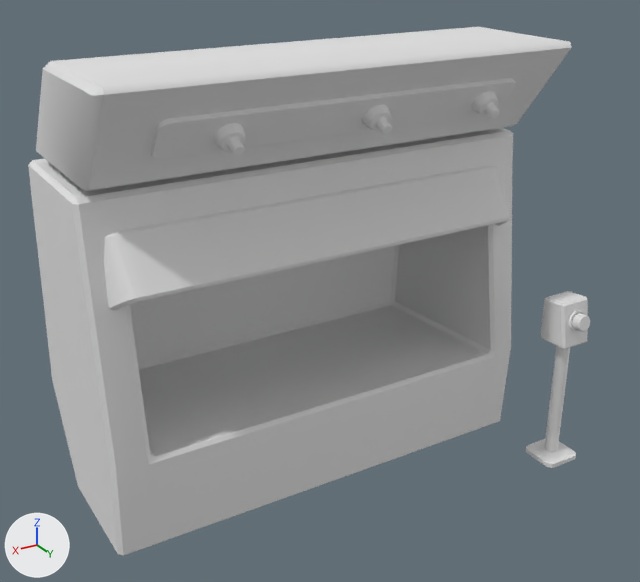
One commit to the FBX model Assets/Models/storageCabinet01.fbx: the scene before it, then after it.
Before and after are seen from a camera (50 mm lens) standing at (1.29, 2.37, 1.72) and looking at (-0.14, -0.02, 0.52). The lights are fixed; the arrows at lower left show +X, +Y and +Z. Where no turn or scale is listed for an object, it has been applied to the vertices.

Script lines for the objects in view, before the commit:
```python
ob_s_cabinet_base = bpy.data.objects.new('s.Cabinet_Base', me_cube_340)
ob_s_cabinet_base.location = (0.026, 0.089, 0.547)
ob_s_cabinet_base_001 = bpy.data.objects.new('s.Cabinet_Base.001', me_cube_245)
ob_s_cabinet_base_001.location = (0.029, 0.334, 0.877)
ob_s_cabinet_controlbase = bpy.data.objects.new('s.Cabinet_controlBase', me_cylinder_012)
ob_s_cabinet_controlbase.location = (-0.691, 0.587, 0.316)
ob_s_cabinet_controlbase.rotation_euler = (1.571, 0.0, -3.142)  # degrees (90, 0, -180)
ob_s_cabinet_l_propholder = bpy.data.objects.new('s.Cabinet_L_propHolder', me_cylinder_163)
ob_s_cabinet_l_propholder.location = (0.387, 0.444, 1.225)
ob_s_cabinet_m_propholder = bpy.data.objects.new('s.Cabinet_M_propHolder', me_cylinder_099)
ob_s_cabinet_m_propholder.location = (-0.045, 0.444, 1.225)
ob_s_cabinet_s_propholder = bpy.data.objects.new('s.Cabinet_S_propHolder', me_cylinder_152)
ob_s_cabinet_s_propholder.location = (-0.416, 0.444, 1.225)
ob_s_cabinet_top = bpy.data.objects.new('s.Cabinet_Top', me_cube_344)
ob_s_cabinet_top.location = (0.029, 0.206, 1.235)
```
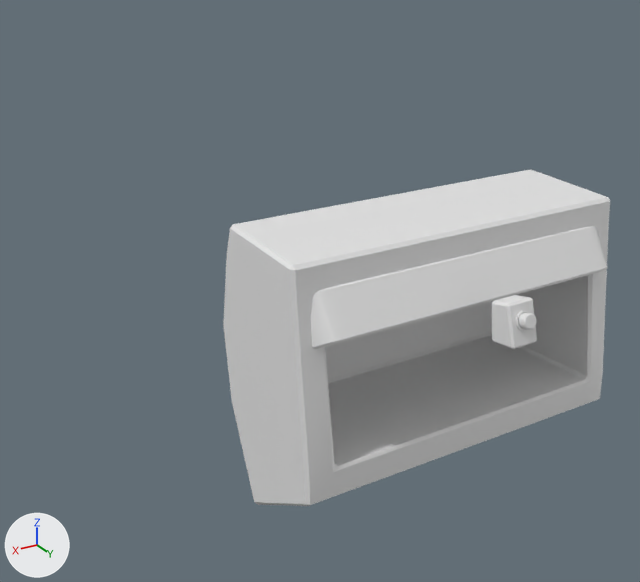
Where the newer file only moved an object's origin or applied its transform, the numbers keep the older frame.

Changed parts and their boxes (x1, y1, x2, y2) in the pictures (640 x 582 px; the box of a moved part takes in the faces that stretch with it):
's.Cabinet_Base', reshaped, moved (20% narrower, 21% shorter)
    before: (28, 128, 513, 556)
    after: (223, 169, 610, 506)
's.Cabinet_Top', deleted
    before: (36, 27, 572, 191)
's.Cabinet_Base.001', deleted
    before: (104, 166, 510, 311)
's.Cabinet_controlBase', reshaped, moved, turned
    before: (526, 291, 588, 468)
    after: (492, 295, 537, 349)
's.Cabinet_L_propHolder', deleted
    before: (213, 123, 245, 156)
's.Cabinet_M_propHolder', deleted
    before: (362, 104, 392, 134)
's.Cabinet_S_propHolder', deleted
    before: (471, 91, 500, 119)
part 1 of me_cylinder_012, moved or reshaped
    before: (541, 291, 588, 350)
    after: (492, 295, 537, 349)
part 2 of me_cylinder_012, moved or reshaped
    before: (569, 310, 586, 332)
    after: (516, 310, 530, 331)
part 3 of me_cylinder_012, deleted
    before: (526, 439, 576, 468)
part 4 of me_cylinder_012, deleted
    before: (544, 346, 570, 453)
part 5 of me_cube_340, added
    after: (311, 226, 608, 349)
part 6 of me_cube_340, built on
    before: (28, 128, 513, 556)
    after: (223, 169, 609, 506)

Edits to the bpy script that builds the scene:
```text
Change me_cube_340:
    used by ob_s_cabinet_base; location = (0.026, 0.089, 0.547)
    remove me_cube_340.from_pydata(...)  # 84 vertices, 86 faces; spans x -0.715..0.715, y -0.31..0.295, z -0.526..0.526
    add me_cube_340.from_pydata(...)  # 188 vertices, 176 faces; spans x -0.715..0.716, y -0.357..0.303, z -0.584..0.535
    me_cube_340 part 5: a new loose piece of 88 vertices spanning x -0.659..0.661, y 0.173..0.303, z 0.233..0.434, in mat_s_cabinet_glass_tex (white #e7e7e7)
    me_cube_340 part 6
    19 faces are deleted
    8 vertices in x -0.703..0.703, y -0.146..-0.128, z -0.526..-0.515 move by (0.0, 0.004, -0.058)
    6 vertices in x -0.715..0.715, y -0.244..-0.223, z 0.414..0.456 move by (0.0, -0.04, 0.0)
    4 vertices in x -0.703..0.703, y -0.246, z 0.513 move by (0.0, -0.014, 0.01)
    4 vertices in x -0.703..0.703, y -0.232, z 0.526 move by (0.0, -0.015, 0.009)
    3 vertices in x -0.703..0.703, y 0.245, z -0.526 move by (0.0, 0.025, 0.188)
    15 vertices move from x -0.715..0.715, y -0.257..0.258, z -0.526..0.513 to x -0.715..0.716, y -0.357..0.284, z -0.572..0.523
    16 vertices are added at x -0.715..0.715, y -0.345..0.25, z 0.106..0.445
    34 new faces join them, mat_s_cabinet_tex (white #e7e7e7)
    add me_cube_340.materials.append(mat_s_cabinet_glass_tex)  # white #e7e7e7
Change me_cylinder_012:
    where me_cylinder_012.from_pydata(...)  # 212 vertices, 166 faces; spans x -0.065..0.065, y -0.291..0.291, z -0.065..0.065
    used by ob_s_cabinet_controlbase; location = (-0.691, 0.587, 0.316); rotation_euler = (1.571, 0.0, -3.142), in degrees (90, 0, -180)
    me_cylinder_012 part 1: the loose piece of 24 vertices spanning x -0.058..0.054, y 0.139..0.291, z -0.055..0.054 is moved by (0.001, -0.223, -0.034)
    me_cylinder_012 part 2: the loose piece of 80 vertices spanning x -0.035..0.034, y 0.191..0.261, z 0.035..0.054 is moved by (0.001, -0.223, -0.034)
    me_cylinder_012 part 3: the loose piece of 64 vertices spanning x -0.065..0.065, y -0.291..-0.273, z -0.065..0.065 is deleted
    me_cylinder_012 part 4: the loose piece of 44 vertices spanning x -0.018..0.026, y -0.28..0.174, z -0.026..0.018 is deleted
Remove ob_s_cabinet_top:
    ob_s_cabinet_top = bpy.data.objects.new('s.Cabinet_Top', me_cube_344)
    ob_s_cabinet_top.location = (0.029, 0.206, 1.235)
Remove ob_s_cabinet_base_001:
    ob_s_cabinet_base_001 = bpy.data.objects.new('s.Cabinet_Base.001', me_cube_245)
    ob_s_cabinet_base_001.location = (0.029, 0.334, 0.877)
Remove ob_s_cabinet_m_propholder:
    ob_s_cabinet_m_propholder = bpy.data.objects.new('s.Cabinet_M_propHolder', me_cylinder_099)
    ob_s_cabinet_m_propholder.location = (-0.045, 0.444, 1.225)
Change ob_s_cabinet_base:
    ob_s_cabinet_base.location: (0.026, 0.089, 0.547) -> (-0.676, -0.086, 0.167)
Remove ob_s_cabinet_l_propholder:
    ob_s_cabinet_l_propholder = bpy.data.objects.new('s.Cabinet_L_propHolder', me_cylinder_163)
    ob_s_cabinet_l_propholder.location = (0.387, 0.444, 1.225)
Change ob_s_cabinet_controlbase:
    ob_s_cabinet_controlbase.location: (-0.691, 0.587, 0.316) -> (-0.633, 0.449, 0.483)
    ob_s_cabinet_controlbase.rotation_euler: (1.571, 0.0, -3.142) -> (1.443, 0.0, -3.142)  # degrees (90, 0, -180) -> degrees (83, 0, -180)
Remove ob_s_cabinet_s_propholder:
    ob_s_cabinet_s_propholder = bpy.data.objects.new('s.Cabinet_S_propHolder', me_cylinder_152)
    ob_s_cabinet_s_propholder.location = (-0.416, 0.444, 1.225)
```
